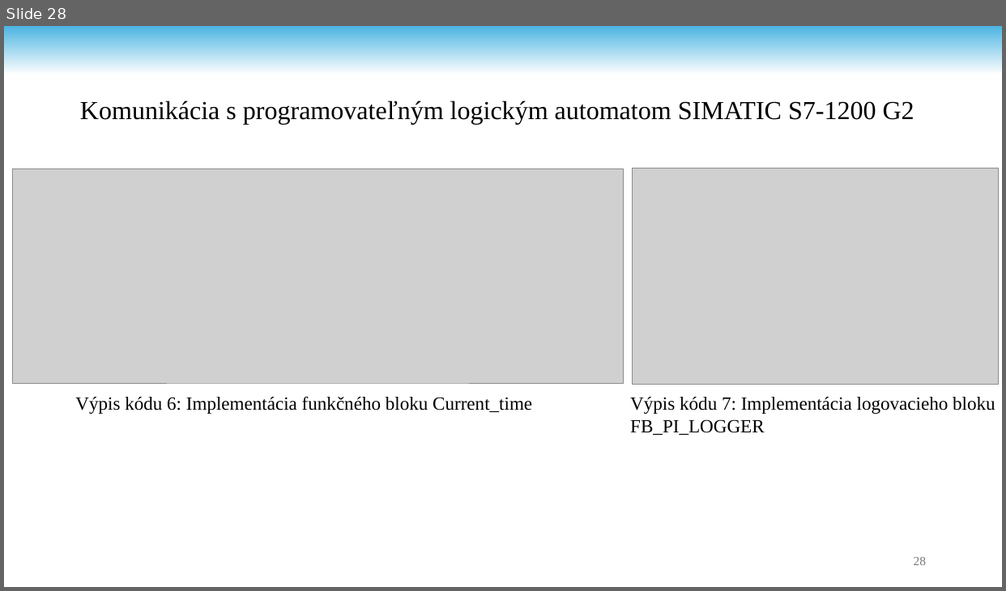
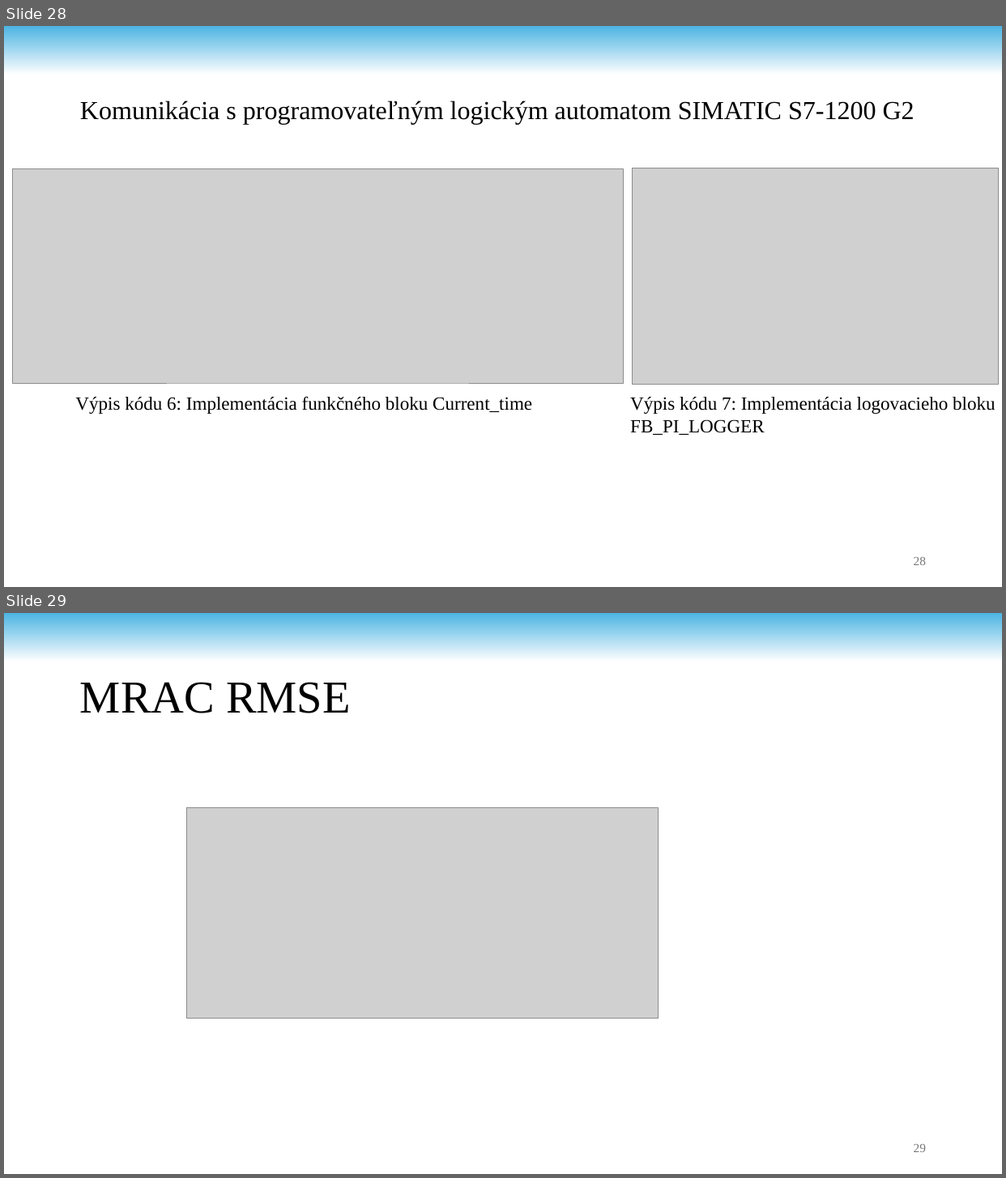
Before and after one commit to andrii-stoliar/DP-Stoliar, a slide deck: Prez/Prez.pptx. Shown one above the other, each under a label of ours: slide 28 before the commit, slides 28 and 29 after it. The pictures are 1006x591 and 1006x1178 pixels, drawn with LibreOffice and Linux fonts; fonts in the diff are those of the drawing; grey boxes stand for pictures; background and template pictures are left out. Boxes give left, top, right and bottom in pixels: in the first picture for what was removed or moved away, otherwise in the second. Text is boxed around its words. In the diff, an @@ line names an element or a change of style, - is before the commit and + after.

```diff
--- a/Prez/Prez.pptx
+++ b/Prez/Prez.pptx
@@ slide 29 added at [4, 613, 1002, 1174], background #FFFFFF; not listed: 1 template element that a slide beside it also shows @@
@@ title added at [80, 682, 351, 713], 44 pt, text #000000 @@
+MRAC RMSE
@@ picture added at [187, 808, 658, 1020] @@
@@ page number added at [914, 1144, 926, 1152], 12 pt, text #797979 @@
+29
```
Also in this commit, not shown: 2 slides changed.
